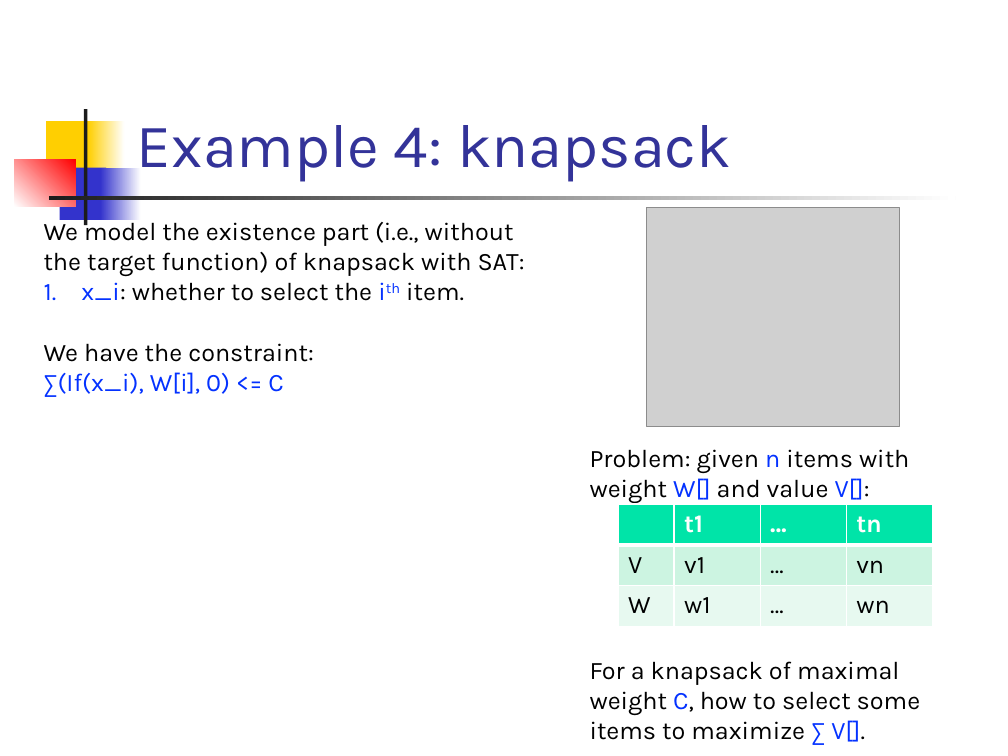
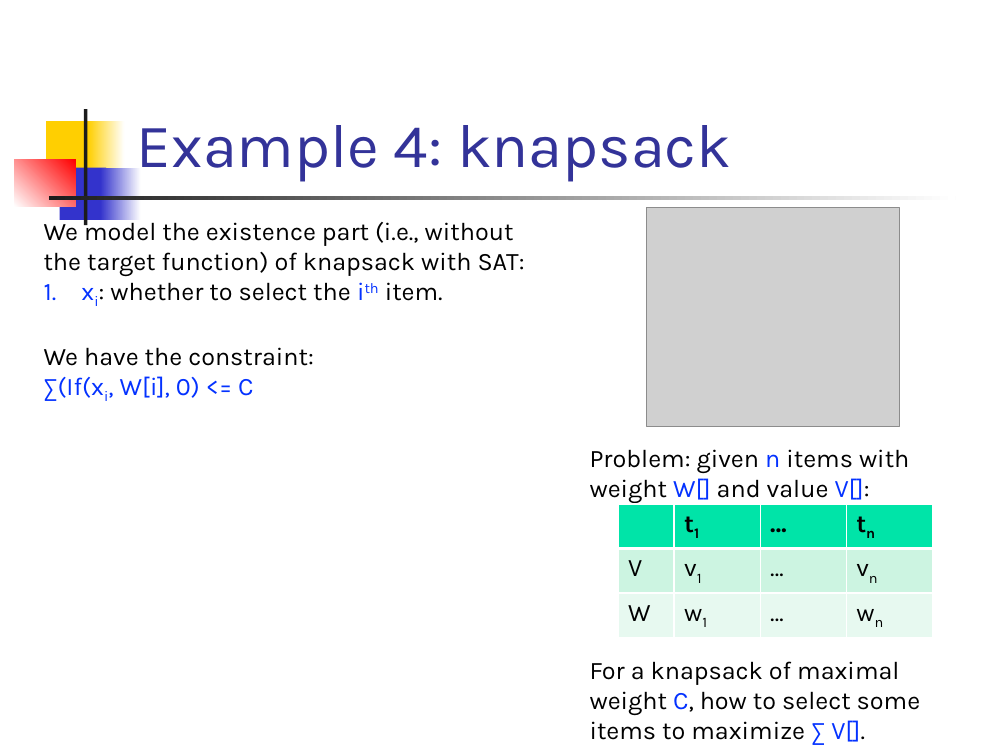
Before and after one commit to csslab-ustc/csslab-ustc.github.io, a slide deck: slide 35 of courses/theory/slides/lec07-sat.pptx. Drawn at 1008x756 pixels with LibreOffice and Linux fonts; fonts in the diff are those of the drawing; grey boxes stand for pictures. Boxes give left, top, right and bottom in pixels: in the first picture for what was removed or moved away, otherwise in the second. Text is boxed around its words. In the diff, an @@ line names an element or a change of style, - is before the commit and + after.

```diff
--- a/courses/theory/slides/lec07-sat.pptx
+++ b/courses/theory/slides/lec07-sat.pptx
@@ text at <box>110,282,443,301</box>: text changed @@
-1. x_i: whether to select the ith item.
+1. xi: whether to select the ith item.
@@ text at <box>44,376,253,401</box>: text changed @@
-∑(If(x_i), W[i], 0) <= C
+∑(If(xi, W[i], 0) <= C
@@ table at <box>618,504,931,631</box> @@
@@ text colour #FFFFFF to #000000 in "t1", "…", "tn" @@
@@ now subscript in "t1", "tn", "v1", "vn" and 2 more places @@
```
Also in this commit, not shown: 13 other slides changed.
